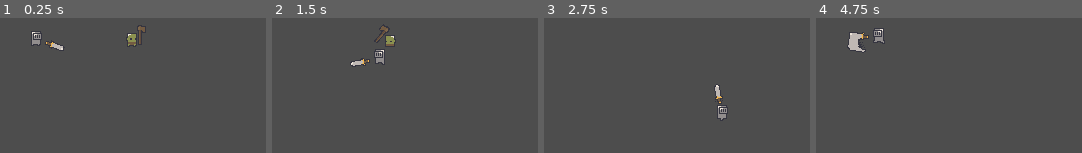
Above: before the commit, frames 1-4 (left to right).
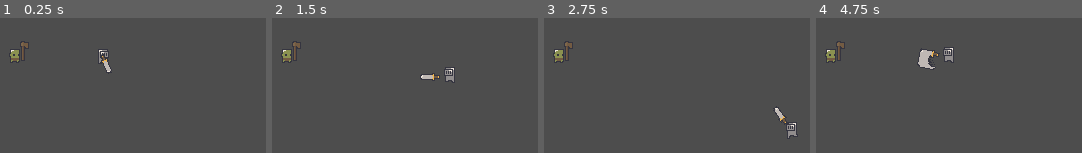
Above: after the commit, the same moments.

Repository: bbenefield89/realm-runners
Game: Godot game, scene res://Scenes/MainScene.tscn
The game is run twice, just before and just after one commit, with the same random seed, the same clock (stepped at 60 frames per second) and the same inputs.
Inputs (mouse positions are in pixels of both pictures, inside the frame that each line leads up to):
- Up to frame 1 (0.25 s): no input
- Up to frame 2 (1.5 s): move the mouse to (490, 49) at 0.52 s; hold D (walk_right) 0.53-1.28 s; click (490, 49) at 0.6 s; move the mouse to (274, 78) at 1.27 s; hold S (walk_down) from 1.28 s (still down); click (274, 78) at 1.35 s
- Up to frame 3 (2.75 s): move the mouse to (outside the picture) at 2.02 s; release S (walk_down) at 2.03 s; hold D (walk_right) from 2.03 s (still down); right-click (outside the picture) at 2.1 s; click (outside the picture) at 2.3 s
- Up to frame 4 (4.75 s): move the mouse to (895, 121) at 2.77 s; release D (walk_right) at 2.78 s; hold W (walk_up) 2.78-3.53 s; click (895, 121) at 2.85 s; move the mouse to (1076, 107) at 3.52 s; hold A (walk_left) from 3.53 s (still down); click (1076, 107) at 3.6 s; move the mouse to (outside the picture) at 4.27 s; right-click (outside the picture) at 4.35 s; click (outside the picture) at 4.55 s

The runs differ from the first frame. In frame 1, 1.4% of the frame differs, in the area x 3-55%, y 5-40%; in frame 2, 1.5%; in frame 3, 1.1%; in frame 4, 1.9%, in the area x 3-52%, y 8-38%.

Commit message:
Moved weapon specific logic/state to WeaponController

Diff:
--- a/Prefabs/Creatures/CreatureScene.tscn
+++ b/Prefabs/Creatures/CreatureScene.tscn
@@ -7,6 +7,7 @@
 script = ExtResource("1_vetry")
 BodySprite = NodePath("BodySprite")
 Equipment = NodePath("Equipment")
+movement_speed = 50
 
 [node name="BodyCollisionShape" type="CollisionShape2D" parent="."]
 
--- a/Prefabs/Creatures/Enemies/EnemySmallScene.tscn
+++ b/Prefabs/Creatures/Enemies/EnemySmallScene.tscn
@@ -10,7 +10,7 @@
 radius = 73.0069
 
 [sub_resource type="CircleShape2D" id="CircleShape2D_gq0en"]
-radius = 19.0
+radius = 61.0082
 
 [node name="EnemySmall" node_paths=PackedStringArray("WeaponRefPointRight", "WeaponRefPointLeft") groups=["Enemy"] instance=ExtResource("1_f8q2g")]
 script = ExtResource("2_xhvld")
@@ -20,7 +20,6 @@
 max_swinging_attack_charging_up_rotation = 0.0
 swinging_attack_release_speed = 0.0
 max_swinging_attack_release_rotation = 0.0
-movement_speed = 50
 
 [node name="BodyCollisionShape" parent="." index="0"]
 position = Vector2(0, 8)
--- a/Prefabs/Creatures/PlayerScene.tscn
+++ b/Prefabs/Creatures/PlayerScene.tscn
@@ -103,6 +103,7 @@
 
 [node name="IronSword" parent="Equipment" index="0" instance=ExtResource("4_rkwbu")]
 position = Vector2(11, 0)
+is_players_weapon = true
 
 [node name="WeaponCenterRef" type="Node2D" parent="." index="3"]
 position = Vector2(0, 5)
--- a/Prefabs/Weapons/WoodAxeScene.tscn
+++ b/Prefabs/Weapons/WoodAxeScene.tscn
@@ -26,6 +26,10 @@
 animation = &"idle"
 menu_name = "Wood Axe"
 damage = 1
+charge_up_speed = 2.0
+max_charge_up_rotation = -0.785
+release_speed = 10.0
+max_release_rotation = 1.571
 
 [node name="WeaponCollisionShape" parent="WeaponCollisionArea" index="0"]
 position = Vector2(3.5, -5.5)
--- a/Scenes/MainScene.tscn
+++ b/Scenes/MainScene.tscn
@@ -6,7 +6,8 @@
 [node name="MainScene" type="Node2D"]
 
 [node name="Player" parent="." instance=ExtResource("1_mop1v")]
-position = Vector2(186, 114)
+position = Vector2(253, 132)
 
 [node name="Goblin_0" parent="." instance=ExtResource("2_81uar")]
-position = Vector2(282, 115)
+position = Vector2(165, 131)
+movement_speed = 10
--- a/Scripts/Creatures/Enemies/EnemyController.gd
+++ b/Scripts/Creatures/Enemies/EnemyController.gd
@@ -10,15 +10,15 @@
 
 enum AttackStates {
 	IDLE,
-	SWINGING,
+	ATTACKING,
 }
 
-enum SwingingAttackStates {
-	IDLE,
-	CHARGING_UP,
-	RELEASE,
-	RESET,
-}
+#enum SwingingAttackStates {
+	#IDLE,
+	#CHARGING_UP,
+	#RELEASE,
+	#RESET,
+#}
 
 
 @export var WeaponRefPointRight: Node2D
@@ -33,8 +33,9 @@
 var Player: PlayerController
 var curr_movement_state: MovementStates
 var curr_attack_state: AttackStates
-var curr_swinging_attack_state: SwingingAttackStates
+#var curr_swinging_attack_state: SwingingAttackStates
 var can_hit_player := false
+var can_attack := true
 
 
 func _ready():
@@ -44,7 +45,7 @@
 
 
 func _physics_process(_delta: float) -> void:
-	if curr_life_state != LifeStates.ALIVE or curr_attack_state != AttackStates.IDLE:
+	if curr_life_state != LifeStates.ALIVE:
 		return
 
 	match curr_movement_state:
@@ -60,13 +61,21 @@
 	move_and_slide()
 
 
-func _process(delta: float) -> void:
+func _process(_delta: float) -> void:
 	match curr_attack_state:
 		AttackStates.IDLE:
 			pass
 
-		AttackStates.SWINGING:
-			handle_swinging_attack_state(delta)
+		AttackStates.ATTACKING:
+			handle_attacking_attack_state()
+
+
+func connect_signals():
+	connect_Weapon_signals()
+
+
+func connect_Weapon_signals():
+	Equipment.Weapon.release_animation_finished.connect(_on_Weapon_release_animation_finished)
 
 
 func handle_idle_movement_state():
@@ -75,15 +84,10 @@
 
 
 func handle_chasing_movement_state():
-	var dist_from_player := (position - Player.position).length()
 	var dir_to_player := (Player.position - position).normalized()
-
-	if dist_from_player > 20:
-		velocity = dir_to_player * movement_speed
-	else:
-		curr_movement_state = MovementStates.IDLE
-
 	var should_flip_h := true if dir_to_player.x < 0 else false
+
+	velocity = dir_to_player * movement_speed
 	flip_sprites_horizontally(should_flip_h)
 	BodySprite.play("run")
 
@@ -96,101 +100,75 @@
 		WeaponRefPointRight.position)
 
 
-func handle_swinging_attack_state(delta: float):
-	match curr_swinging_attack_state:
-		SwingingAttackStates.IDLE:
-			handle_idle_swinging_attack_state()
-
-		SwingingAttackStates.CHARGING_UP:
-			handle_charging_up_swinging_attack_state(delta)
-
-		SwingingAttackStates.RELEASE:
-			handle_release_swinging_attack_state(delta)
-
-		SwingingAttackStates.RESET:
-			handle_reset_swinging_attack_state(delta)
-
-
-func handle_idle_swinging_attack_state():
-	Equipment.Weapon.rotation = 0
-
-
+func handle_idle_attack_state():
+	can_attack = true
+
+
+func handle_attacking_attack_state():
+	if can_attack:
+		can_attack = false
+		Equipment.Weapon.curr_attack_state = WeaponController.AttackStates.CHARGE_UP
+
+	#match curr_swinging_attack_state:
+		#SwingingAttackStates.IDLE:
+			#handle_idle_swinging_attack_state()
+		#
+		#SwingingAttackStates.CHARGING_UP:
+			#handle_charging_up_swinging_attack_state(delta)
+		#
+		#SwingingAttackStates.RELEASE:
+			#handle_release_swinging_attack_state(delta)
+		#
+		#SwingingAttackStates.RESET:
+			#handle_reset_swinging_attack_state(delta)
+#
+#
+#func handle_idle_swinging_attack_state():
+	#Equipment.Weapon.rotation = 0
+#
+#
 #func handle_charging_up_swinging_attack_state(delta: float):
 	#var rotation_direction := 1 if BodySprite.flip_h else -1
 	#Equipment.Weapon.rotation += rotation_direction * swinging_attack_charging_up_speed * delta
 	#
+	#var has_reached_desired_rotation := false
 	#var approximate_weapon_sprite_rotation := Equipment.Weapon.rotation - 0.10
-	#if (BodySprite.flip_h and
-		#approximate_weapon_sprite_rotation >= abs(max_swinging_attack_charging_up_rotation)):
-			#curr_swinging_attack_state = SwingingAttackStates.RELEASE
-	#
-	#elif (not BodySprite.flip_h and
-		#approximate_weapon_sprite_rotation <= max_swinging_attack_charging_up_rotation):
-			#curr_swinging_attack_state = SwingingAttackStates.RELEASE
+	#if BodySprite.flip_h:
+		#has_reached_desired_rotation = approximate_weapon_sprite_rotation >= abs(max_swinging_attack_charging_up_rotation)
+	#else:
+		#has_reached_desired_rotation = approximate_weapon_sprite_rotation <= max_swinging_attack_charging_up_rotation
+	#
+	#if has_reached_desired_rotation:
+		#curr_swinging_attack_state = SwingingAttackStates.RELEASE
 #
 #
 #func handle_release_swinging_attack_state(delta: float):
 	#var rotation_direction := -1 if BodySprite.flip_h else 1
 	#Equipment.Weapon.rotation += rotation_direction * swinging_attack_release_speed * delta
 	#
+	#var has_reached_desired_rotation := false
 	#var approximate_weapon_sprite_rotation := Equipment.Weapon.rotation + 0.10
-	#if (BodySprite.flip_h and
-		#approximate_weapon_sprite_rotation <= max_swinging_attack_release_rotation * -1):
-			#curr_swinging_attack_state = SwingingAttackStates.RESET
-			#
-			#if can_hit_player:
-				#Player.stats.apply_damage(Equipment.Weapon.damage)
-	#
-	#elif (not BodySprite.flip_h and
-		#approximate_weapon_sprite_rotation >= max_swinging_attack_release_rotation):
-			#curr_swinging_attack_state = SwingingAttackStates.RESET
-			#
-			#if can_hit_player:
-				#Player.stats.apply_damage(Equipment.Weapon.damage)
-
-
-func handle_charging_up_swinging_attack_state(delta: float):
-	var rotation_direction := 1 if BodySprite.flip_h else -1
-	Equipment.Weapon.rotation += rotation_direction * swinging_attack_charging_up_speed * delta
-
-	var is_desired_rotation_reached := false
-	var approximate_weapon_sprite_rotation := Equipment.Weapon.rotation - 0.10
-	if BodySprite.flip_h:
-		is_desired_rotation_reached = approximate_weapon_sprite_rotation >= abs(max_swinging_attack_charging_up_rotation)
-	else:
-		is_desired_rotation_reached = approximate_weapon_sprite_rotation <= max_swinging_attack_charging_up_rotation
-
-	if is_desired_rotation_reached:
-		curr_swinging_attack_state = SwingingAttackStates.RELEASE
-
-
-func handle_release_swinging_attack_state(delta: float):
-	var rotation_direction := -1 if BodySprite.flip_h else 1
-	Equipment.Weapon.rotation += rotation_direction * swinging_attack_release_speed * delta
-
-	var is_desired_rotation_reached := false
-	var approximate_weapon_sprite_rotation := Equipment.Weapon.rotation + 0.10
-	if BodySprite.flip_h:
-		is_desired_rotation_reached = approximate_weapon_sprite_rotation <= max_swinging_attack_release_rotation * -1
-	else:
-		is_desired_rotation_reached = approximate_weapon_sprite_rotation >= max_swinging_attack_release_rotation
-
-	if is_desired_rotation_reached:
-		curr_swinging_attack_state = SwingingAttackStates.RESET
-
-		if can_hit_player:
-			print("Applying damage to: ", Player.name)
-			Player.stats.apply_damage(Equipment.Weapon.damage)
-
-
-func handle_reset_swinging_attack_state(delta: float):
-	Equipment.Weapon.rotation = max(
-		Equipment.Weapon.rotation - 10 * delta,
-		0.0)
-
-	var approximate_weapon_sprite_rotation := Equipment.Weapon.rotation - 0.10
-	if approximate_weapon_sprite_rotation <= 0.0:
-		curr_swinging_attack_state = SwingingAttackStates.IDLE
+	#if BodySprite.flip_h:
+		#has_reached_desired_rotation = approximate_weapon_sprite_rotation <= max_swinging_attack_release_rotation * -1
+	#else:
+		#has_reached_desired_rotation = approximate_weapon_sprite_rotation >= max_swinging_attack_release_rotation
+	#
+	#if has_reached_desired_rotation:
+		#curr_swinging_attack_state = SwingingAttackStates.RESET
+		#
+		#if can_hit_player:
+			#print("Applying damage to: ", Player.name)
+			#Player.stats.apply_damage(Equipment.Weapon.damage)
+#
+#
+#func handle_reset_swinging_attack_state(delta: float):
+	#Equipment.Weapon.rotation = max(
+		#Equipment.Weapon.rotation - 10 * delta,
+		#0.0)
+	#
+	#var approximate_weapon_sprite_rotation := Equipment.Weapon.rotation - 0.10
+	#if approximate_weapon_sprite_rotation <= 0.0:
+		#curr_swinging_attack_state = SwingingAttackStates.IDLE
 
 
 func _on_AggroArea_body_entered(body: Node2D) -> void:
@@ -206,11 +184,17 @@
 
 func _on_MeleeAttackArea_body_entered(body: Node2D) -> void:
 	if body is PlayerController:
-		curr_attack_state = AttackStates.SWINGING
-		curr_swinging_attack_state = SwingingAttackStates.CHARGING_UP
 		can_hit_player = true
+		curr_movement_state = MovementStates.IDLE
+		curr_attack_state = AttackStates.ATTACKING
+		BodySprite.play("idle")
 
 
 func _on_MeleeAttackArea_body_exited(body: Node2D) -> void:
 	if body is PlayerController:
 		can_hit_player = false
+
+
+func _on_Weapon_release_animation_finished(damage: int):
+	if can_hit_player:
+		Player.stats.apply_damage(damage)
--- a/Scripts/Creatures/Enemies/GoblinController.gd
+++ /dev/null
@@ -1,91 +0,0 @@
-extends EnemyController
-
-
-#enum AttackStates {
-	#IDLE,
-	#SWINGING,
-#}
-#
-#enum SwingingAttackStates {
-	#IDLE,
-	#CHARGING_UP,
-	#RELEASE,
-	#RESET,
-#}
-
-
-#@export var swinging_attack_charging_up_speed: float
-#@export var max_swinging_attack_charging_up_rotation: float
-#@export var max_swinging_attack_release_rotation: float
-
-
-#var curr_attack_state: AttackStates
-#var curr_swinging_attack_state: SwingingAttackStates
-
-
-#func _ready() -> void:
-	#curr_attack_state = AttackStates.IDLE
-
-
-#func _input(_event: InputEvent) -> void:
-	#if Input.is_action_just_pressed("attack_primary"):
-		#curr_attack_state = AttackStates.SWINGING
-		#curr_swinging_attack_state = SwingingAttackStates.CHARGING_UP
-
-
-#func _process(delta: float) -> void:
-	#match curr_attack_state:
-		#AttackStates.IDLE:
-			#pass
-		#
-		#AttackStates.SWINGING:
-			#handle_swinging_attack_state(delta)
-
-
-#func handle_swinging_attack_state(delta: float):
-	#match curr_swinging_attack_state:
-		#SwingingAttackStates.IDLE:
-			#handle_idle_swinging_attack_state()
-		#
-		#SwingingAttackStates.CHARGING_UP:
-			#handle_charging_up_swinging_attack_state(delta)
-		#
-		#SwingingAttackStates.RELEASE:
-			#handle_release_swinging_attack_state(delta)
-		#
-		#SwingingAttackStates.RESET:
-			#handle_reset_swinging_attack_state(delta)
-#
-#
-#func handle_idle_swinging_attack_state():
-	#Equipment.Weapon.rotation = 0
-#
-#
-#func handle_charging_up_swinging_attack_state(delta: float):
-	#Equipment.Weapon.rotation = max(
-		#Equipment.Weapon.rotation - swinging_attack_charging_up_speed * delta,
-		#max_swinging_attack_charging_up_rotation)
-	#
-	#var approximate_weapon_sprite_rotation := Equipment.Weapon.rotation - 0.10
-	#if approximate_weapon_sprite_rotation <= max_swinging_attack_charging_up_rotation:
-		#curr_swinging_attack_state = SwingingAttackStates.RELEASE
-#
-#
-#func handle_release_swinging_attack_state(delta: float):
-	#Equipment.Weapon.rotation = min(
-		#Equipment.Weapon.rotation + 10 * delta,
-		#max_swinging_attack_release_rotation)
-	#
-	#var approximate_weapon_sprite_rotation := Equipment.Weapon.rotation + 0.10
-	#if approximate_weapon_sprite_rotation >= max_swinging_attack_release_rotation:
-		#curr_swinging_attack_state = SwingingAttackStates.RESET
-#
-#
-#func handle_reset_swinging_attack_state(delta: float):
-	#Equipment.Weapon.rotation = max(
-		#Equipment.Weapon.rotation - 10 * delta,
-		#0.0)
-	#
-	#var approximate_weapon_sprite_rotation := Equipment.Weapon.rotation - 0.10
-	#if approximate_weapon_sprite_rotation <= 0.0:
-		#curr_swinging_attack_state = SwingingAttackStates.IDLE
--- a/Scripts/Creatures/PlayerController.gd
+++ b/Scripts/Creatures/PlayerController.gd
@@ -17,7 +17,6 @@
 @export var WeaponCenterRef: Node2D
 
 @export var max_weap_dist_from_center_point: int
-
 
 var curr_movement_state: MovementStates
 var curr_attacking_state: AttackingStates
@@ -44,7 +43,6 @@
 func handle_movement():
 	var input := Input.get_vector("walk_left", "walk_right", "walk_up", "walk_down")
 	velocity = input * movement_speed
-	move_and_slide()
 
 	if velocity != Vector2.ZERO:
 		transition_to_movement_state(MovementStates.MOVING)
@@ -83,6 +81,7 @@
 
 func handle_moving_state():
 	BodySprite.play("walk")
+	move_and_slide()
 
 
 func handle_attack_input():
--- a/Scripts/Equipment/WeaponController.gd
+++ b/Scripts/Equipment/WeaponController.gd
@@ -2,13 +2,93 @@
 class_name WeaponController
 
 
+enum AttackStates {
+	IDLE,
+	CHARGE_UP,
+	RELEASE,
+	RESET,
+}
+
+
 @export var menu_name: String
 @export var damage: int
+@export var is_players_weapon: bool
+@export var charge_up_speed: float
+@export var max_charge_up_rotation: float
+@export var release_speed: float
+@export var max_release_rotation: float
+
+var curr_attack_state: AttackStates
 
 
 signal weapon_hit_enemy(body: Node2D)
+signal release_animation_finished(damage: int)
 
 
+func _ready():
+	curr_attack_state = AttackStates.IDLE
+
+
+func _process(delta: float) -> void:
+	if not is_players_weapon:
+		match curr_attack_state:
+			AttackStates.IDLE:
+				handle_idle_attack_state()
+
+			AttackStates.CHARGE_UP:
+				handle_charge_up_attack_state(delta)
+
+			AttackStates.RELEASE:
+				handle_release_attack_state(delta)
+
+			AttackStates.RESET:
+				handle_reset_attack_state(delta)
+
+
+func handle_idle_attack_state():
+	rotation = 0
+
+
+func handle_charge_up_attack_state(delta: float):
+	var rotation_direction := 1 if flip_h else -1
+	rotation += rotation_direction * charge_up_speed * delta
+
+	var has_reached_desired_rotation := false
+	var approximate_weapon_sprite_rotation := rotation - 0.10
+	if flip_h:
+		has_reached_desired_rotation = approximate_weapon_sprite_rotation >= abs(max_charge_up_rotation)
+	else:
+		has_reached_desired_rotation = approximate_weapon_sprite_rotation <= max_charge_up_rotation
+
+	if has_reached_desired_rotation:
+		curr_attack_state = AttackStates.RELEASE
+
+
+func handle_release_attack_state(delta: float):
+	var rotation_direction := -1 if flip_h else 1
+	rotation += rotation_direction * release_speed * delta
+
+	var has_reached_desired_rotation := false
+	var approximate_weapon_sprite_rotation := rotation + 0.10
+	if flip_h:
+		has_reached_desired_rotation = approximate_weapon_sprite_rotation <= max_release_rotation * -1
+	else:
+		has_reached_desired_rotation = approximate_weapon_sprite_rotation >= max_release_rotation
+
+	if has_reached_desired_rotation:
+		curr_attack_state = AttackStates.RESET
+		release_animation_finished.emit(damage)
+
+
+func handle_reset_attack_state(delta: float):
+	rotation += 10 * delta
+
+	var approximate_weapon_sprite_rotation := rotation - 0.10
+	if approximate_weapon_sprite_rotation <= 0.0:
+		curr_attack_state = AttackStates.IDLE
+
+
+# This is only used for Player -> Enemy combat
 func _on_weapon_collision_area_body_entered(body: Node2D) -> void:
-	if body.is_in_group(Constants.groups.enemy):
+	if body is EnemyController:
 		weapon_hit_enemy.emit(body as CreatureController)
--- a/Scripts/Stats/StatsResource.gd
+++ b/Scripts/Stats/StatsResource.gd
@@ -12,6 +12,7 @@
 
 
 func apply_damage(damage: int):
+	print("%s has taken %d damage" % [owner.name, damage])
 	curr_health -= damage
 
 	if curr_health <= 0:
